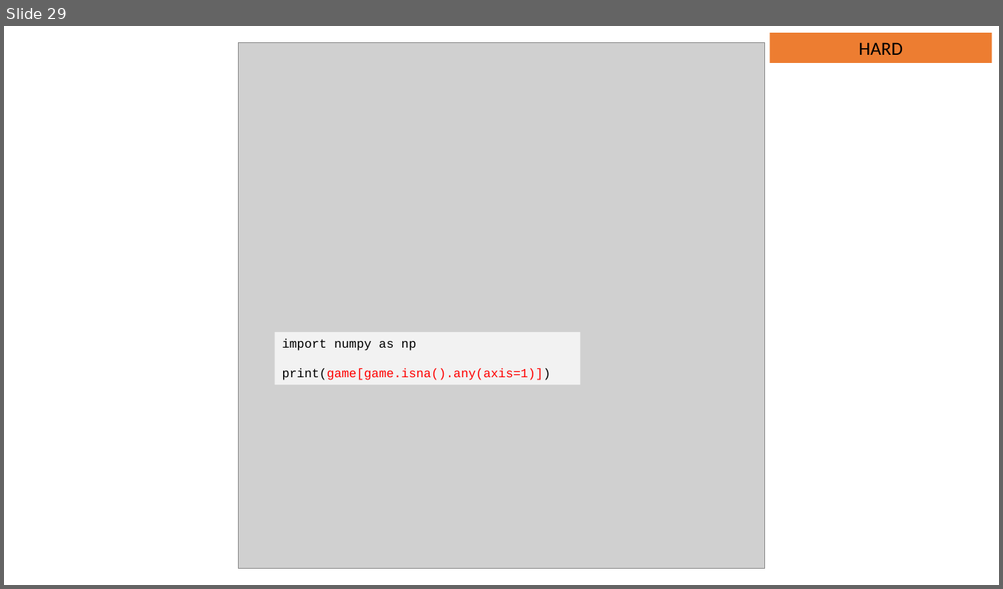
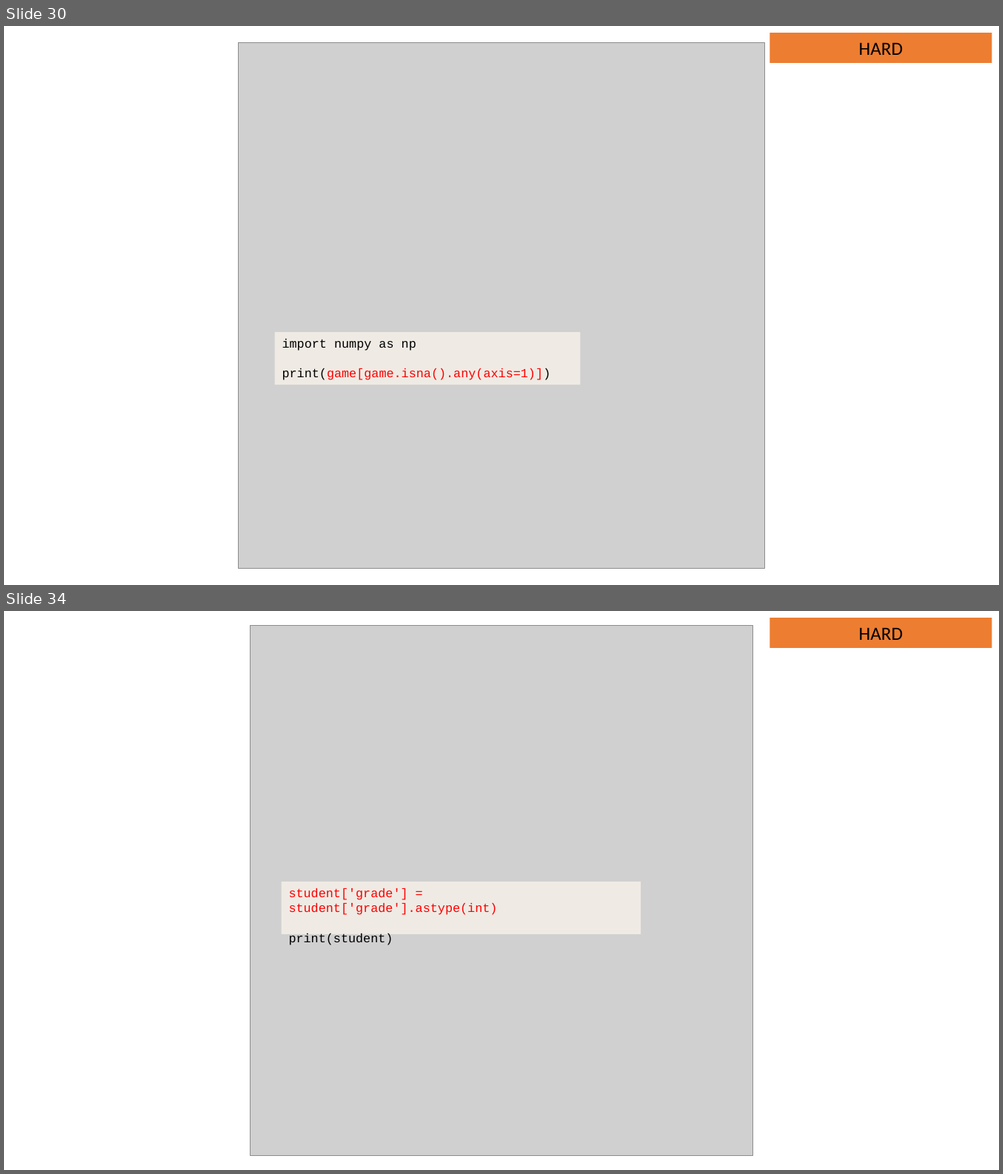
Before and after one commit to JNYH/DataCamp_Assessment, a slide deck: Data_Management.pptx. Shown one above the other, each under a label of ours: slide 29 before the commit, slides 30 and 34 after it; the slides between them are not shown. The pictures are 1003x589 and 1003x1174 pixels, drawn with LibreOffice and Linux fonts; fonts in the diff are those of the drawing; grey boxes stand for pictures. Boxes give left, top, right and bottom in pixels: in the first picture for what was removed or moved away, otherwise in the second. Text is boxed around its words. In the diff, an @@ line names an element or a change of style, - is before the commit and + after.

```diff
--- a/Data_Management.pptx
+++ b/Data_Management.pptx
@@ slide 34 added at (4,611,999,1170), background #FFFFFF @@
@@ picture added at (250,626,753,1156) @@
@@ rectangle added at (769,618,992,647), fill #ED7D31, 18 pt, text #000000 @@
+HARD
@@ rectangle added at (282,882,641,935), fill #EFEBE4, 12 pt, text #FF0000 @@
+student['grade'] = student['grade'].astype(int)
+print(student)
@@ what was slide 29 is now slide 30 @@
```
Also in this commit, not shown: 27 other slides changed, 6 other slides added, 1 slide removed.
